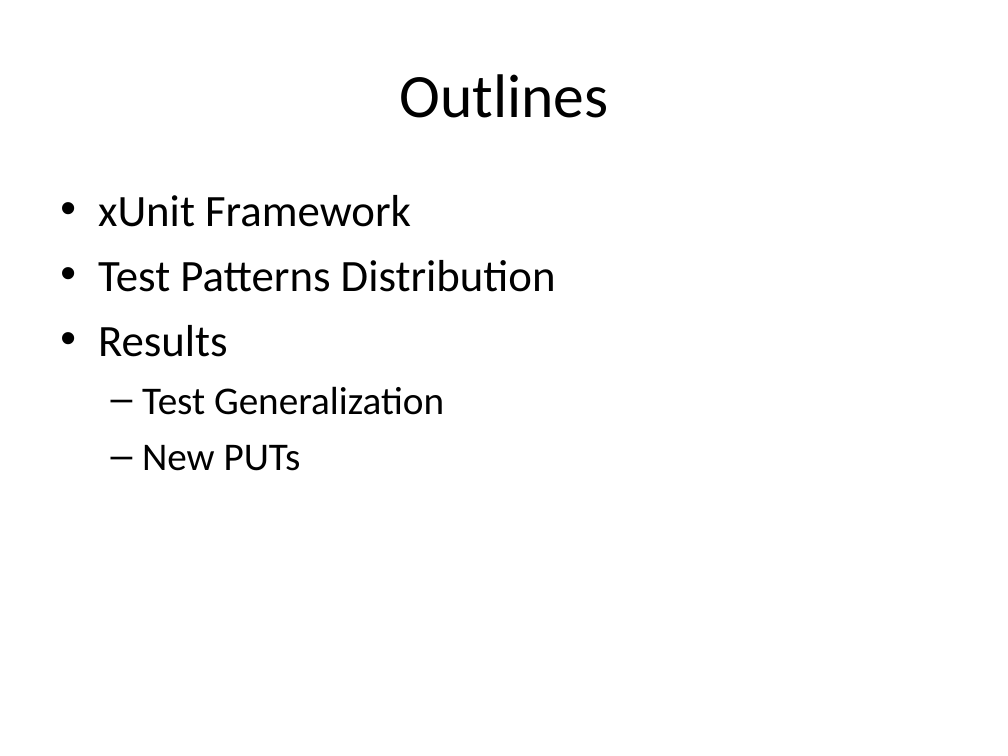
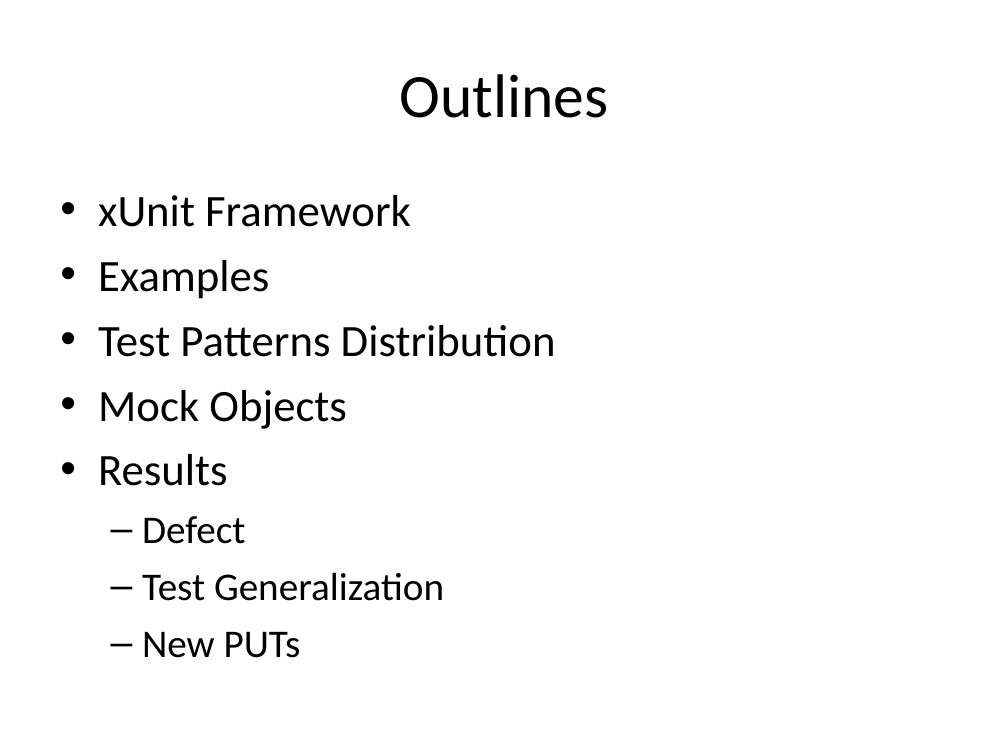
Before and after one commit to mentaman/cspat, a slide deck: slide 2 of xunit/report/Testing.ppt. Drawn at 1008x756 pixels with LibreOffice and Linux fonts; fonts in the diff are those of the drawing. Boxes give left, top, right and bottom in pixels: in the first picture for what was removed or moved away, otherwise in the second. Text is boxed around its words. In the diff, an @@ line names an element or a change of style, - is before the commit and + after.

```diff
--- a/xunit/report/Testing.ppt
+++ b/xunit/report/Testing.ppt
@@ text at (98,260,269,299): paragraph added @@
+• Examples
@@ text at (98,390,347,429): paragraph added @@
+• Mock Objects
@@ text at (142,516,245,544): paragraph added @@
+  – Defect
```
Also in this commit, not shown: 4 other slides changed, 5 slides added, 3 slides removed.
